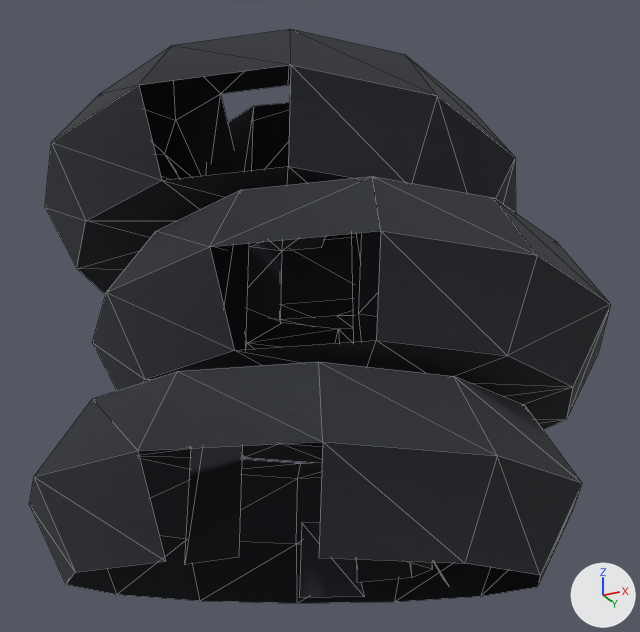
Before and after pictures for a commit that changed the glTF model packages/client/public/models/props/prop_tyres.glb.
Camera for both pictures: a camera (50 mm lens) standing at (0.806, -1.549, -0.131) and looking at (0.031, 0.001, 0.567). Lighting does not change. The marker at lower right points along +X, +Y and +Z. The first picture is the older version. Mesh edges are drawn as thin lines. Vertices at exactly the same position are counted once.

Before the edit, the objects in view are built like this:
```python
me_prop_tyres = bpy.data.meshes.new('prop_tyres')
me_prop_tyres.from_pydata(...)  # 206 vertices, 320 faces; spans x -0.59..0.61, y -0.53..0.57, z 0.023..0.977
me_prop_tyres.materials.append(mat_wrh_fixed)
ob_prop_tyres = bpy.data.objects.new('prop_tyres', me_prop_tyres)
ob_prop_tyres.location = (0.0, 0.0, 0.0)
```
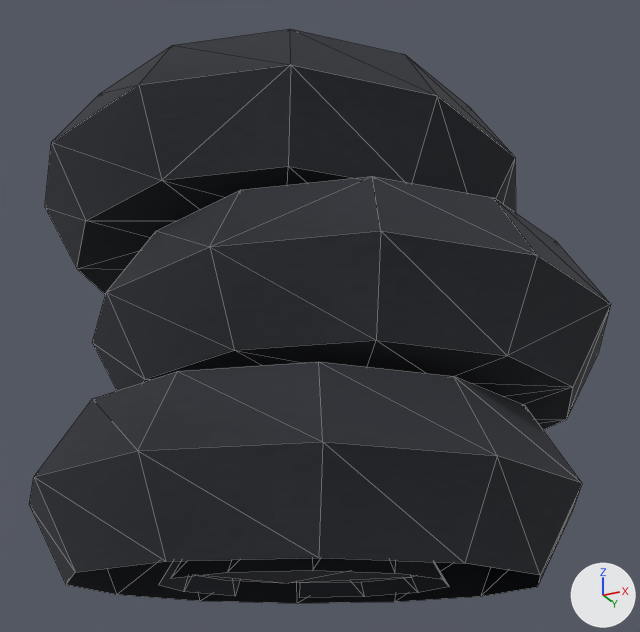
Where the change shows, as pixel boxes (x1, y1, x2, y2) in the pictures (640 x 632 px):
part 1 of me_prop_tyres, added: after (138, 65, 449, 597)

Patch to the scene script:
```diff
--- a/packages/client/public/models/props/prop_tyres.glb.py
+++ b/packages/client/public/models/props/prop_tyres.glb.py
@@ me_prop_tyres @@
 # used by ob_prop_tyres; location = (0.0, 0.0, 0.0)
-me_prop_tyres.from_pydata(...)  # 206 vertices, 320 faces; spans x -0.59..0.61, y -0.53..0.57, z 0.023..0.977
+me_prop_tyres.from_pydata(...)  # 234 vertices, 420 faces; spans x -0.59..0.61, y -0.53..0.57, z 0.023..0.977
+# me_prop_tyres part 1
+# 28 vertices are added at x -0.275..0.238, y -0.275..0.238, z 0.023..0.83
+# 100 new faces join them
 me_prop_tyres.materials.append(mat_wrh_fixed)
```
